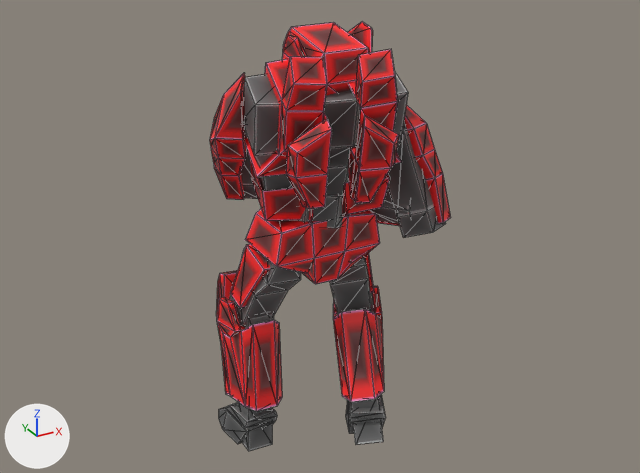
Before and after pictures for a commit that changed the Blender file share/shapes/rotc/players/standardcat/player2.blend.
Camera for both pictures: a camera (50 mm lens) standing at (-2.15, -4.0, 3.28) and looking at (0.04, -0.02, 1.3). Arrows for +X, +Y and +Z are at lower left; the lights stay in place. Mesh edges are drawn as thin lines.

Names of what the first picture shows: 'a_calf_left_armor', 'a_calf_right_armor', 'a_chest', 'a_chest_armor', 'a_head_armor', 'a_pelvis', 'a_thigh_left', 'a_thigh_left_armor', 'a_thigh_right', 'a_upperarm_left_armor', 'a_upperarm_right', 'a_upperarm_right_armo'.
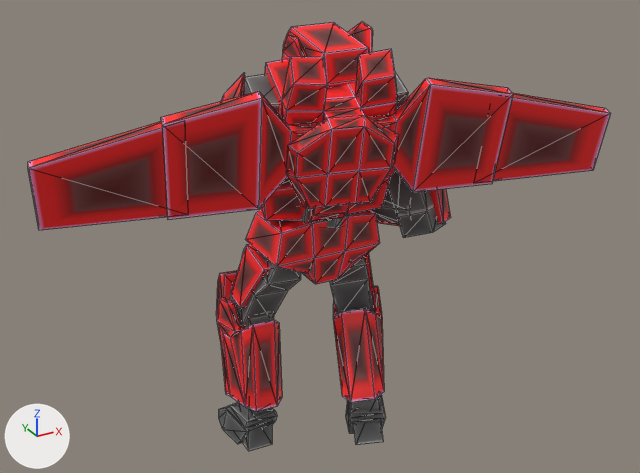
Pixel boxes (x1, y1, x2, y2) of what changed, in the pictures (640 x 473 px):
'Mesh.019', shown (red): after (161, 92, 319, 219)
'Mesh.020', shown (red): after (28, 122, 168, 230)
'innerwing_right', added (red): after (369, 78, 513, 192)
'outerwing_right', added (red): after (493, 93, 611, 181)
'chestx', added (red): after (276, 84, 396, 221)
'a_chest', unchanged, covered by the edit: before (243, 71, 408, 196); after (244, 71, 408, 114)
'a_upperarm_left_armor', unchanged, covered by the edit: before (210, 73, 246, 200); after (221, 73, 245, 101)
'a_upperarm_right_armo', unchanged, covered by the edit: before (404, 105, 451, 224); after (429, 189, 451, 224)

The change, as a diff of the scene's bpy script:
```diff
--- a/share/shapes/rotc/players/standardcat/player2.blend.py
+++ b/share/shapes/rotc/players/standardcat/player2.blend.py
@@ me_mesh_027 @@
 me_mesh_027.from_pydata(...)  # 84 vertices, 28 faces; spans x -0.345..0.345, y -0.144..0.144, z -0.41..0.41
+# me_mesh_027 part 2: texture (UV) coordinates changed
+me_mesh_027.materials.append(mat_armor_red0024_png)  # picture img_armor_red0024_png
@@ me_mesh_028 @@
 me_mesh_028.from_pydata(...)  # 36 vertices, 12 faces; spans x -0.372..0.372, y -0.132..0.132, z -0.425..0.425
+# me_mesh_028 part 1: texture (UV) coordinates changed
+me_mesh_028.materials.append(mat_armor_red0024_png)  # picture img_armor_red0024_png
@@ ob_mesh_019 @@
 ob_mesh_019 = bpy.data.objects.new('Mesh.019', me_mesh_027)
+ob_mesh_019.parent = ob_l_inner_wing
+ob_mesh_019.matrix_parent_inverse = Matrix(((0.987, 0.152, 0.0523, 0.0728), (-0.161, 0.95, 0.267, -0.0724), (-0.00906, -0.272, 0.962, -2.092), (0.0, 0.0, 0.0, 1.0)))
 ob_mesh_019.location = (-0.347, -0.458, 1.716)
-ob_mesh_019.hide_set(True)  # its collection is switched off
@@ ob_mesh_020 @@
 ob_mesh_020 = bpy.data.objects.new('Mesh.020', me_mesh_028)
+ob_mesh_020.parent = ob_l_outer_wing
+ob_mesh_020.matrix_parent_inverse = Matrix(((0.987, 0.152, 0.0523, 0.219), (-0.161, 0.95, 0.267, -0.0724), (-0.00906, -0.272, 0.962, -1.894), (0.0, 0.0, 0.0, 1.0)))
 ob_mesh_020.location = (-0.42, -0.448, 1.584)
-ob_mesh_020.hide_set(True)  # its collection is switched off
@@ ob_l_inner_wing @@
+ob_l_inner_wing = bpy.data.objects.new('L Inner Wing', None)
+ob_l_inner_wing.parent = ob_a_chest_armor
+ob_l_inner_wing.location = (-0.153, -0.339, 2.15)
+ob_l_inner_wing.rotation_euler = (0.0, 0.75, 0.0)  # degrees (0, 43, 0)
@@ ob_l_outer_wing @@
+ob_l_outer_wing = bpy.data.objects.new('L Outer Wing', None)
+ob_l_outer_wing.parent = ob_l_inner_wing
+ob_l_outer_wing.location = (-0.512, -0.339, 1.7)
@@ ob_chestx @@
+ob_chestx = bpy.data.objects.new('chestx', me_mesh_050)  # 144 vertices, 48 faces; spans x -0.43..0.393, y -0.426..0.426, z -0.479..0.364; in mat_armor_red0024_png (picture img_armor_red0024_png)
+ob_chestx.parent = ob_a_chest_armor
+ob_chestx.location = (0.04, -0.166, 1.947)
@@ ob_innerwing_right @@
+ob_innerwing_right = bpy.data.objects.new('innerwing_right', me_mesh_029_1)  # 84 vertices, 28 faces; spans x -0.344..0.344, y -0.162..0.162, z -0.397..0.397; in mat_armor_red0024_png (picture img_armor_red0024_png)
+ob_innerwing_right.parent = ob_r_inner_wing
+ob_innerwing_right.location = (0.5, -0.347, 1.747)
@@ ob_r_inner_wing @@
+ob_r_inner_wing = bpy.data.objects.new('R Inner Wing ', None)
+ob_r_inner_wing.parent = ob_a_chest_armor
+ob_r_inner_wing.location = (0.2, -0.339, 2.15)
+ob_r_inner_wing.rotation_euler = (0.0, -0.75, 0.0)  # degrees (0, -43, 0)
@@ ob_outerwing_right @@
+ob_outerwing_right = bpy.data.objects.new('outerwing_right', me_mesh_030_1)  # 36 vertices, 12 faces; spans x -0.374..0.374, y -0.155..0.155, z -0.417..0.417; in mat_armor_red0024_png (picture img_armor_red0024_png)
+ob_outerwing_right.parent = ob_r_outer_wing
+ob_outerwing_right.location = (0.534, -0.322, 1.708)
+ob_outerwing_right.rotation_euler = (-0.283, 0.0, -0.167)  # degrees (-16, 0, -9.6)
@@ ob_r_outer_wing @@
+ob_r_outer_wing = bpy.data.objects.new('R Outer Wing', None)
+ob_r_outer_wing.parent = ob_r_inner_wing
+ob_r_outer_wing.location = (0.549, -0.334, 1.696)
```
